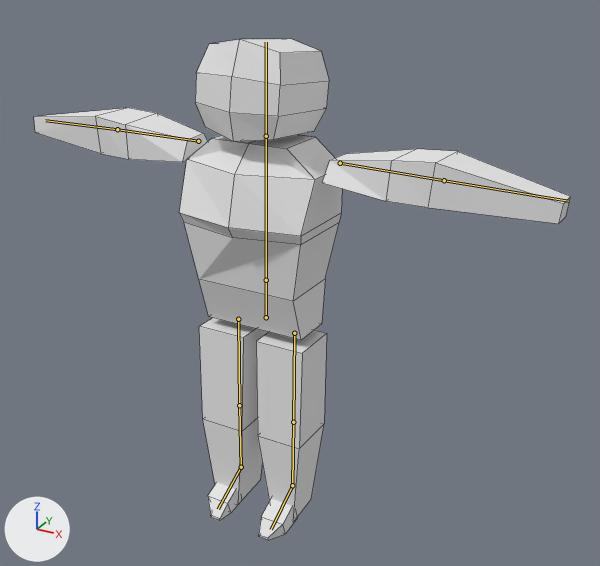
The Blender file Assets/Models/BasicDude/NewDude2.blend as it was, and as the next commit left it.
The view is the same before and after, from a 50 mm lens placed at (1.297, -2.092, 1.902), pointed at (0.096, 0.09, 0.811). Lighting does not change. The marker at lower left points along +X, +Y and +Z. Both versions are drawn at frame 0 of the action 'T-Pose.001'; the numbers are the values there. The bones that bend it are drawn over the model as lines. Mesh edges are drawn as thin lines.
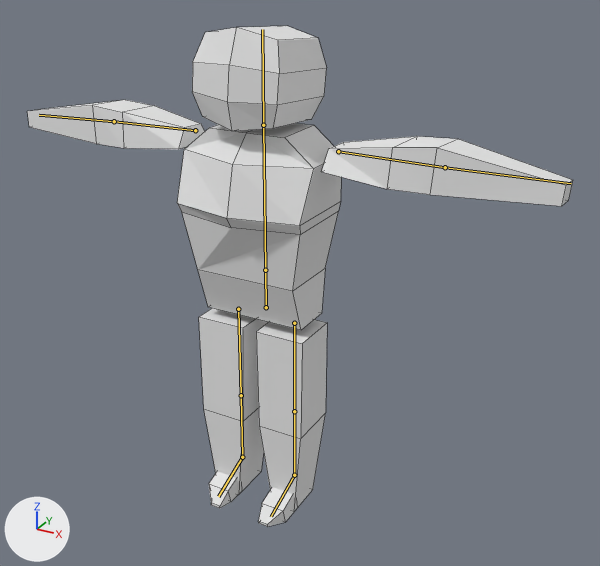
Changed parts and their boxes (x1, y1, x2, y2) in the pictures (600 x 566 px):
'Cube.003', posed: before (34, 39, 571, 540); after (27, 26, 573, 527)
bone 'Pelvis', root to tip: before (266, 317) to (266, 280); after (266, 307) to (265, 270)
bone 'Right Arm', root to tip: before (198, 141) to (117, 129); after (195, 130) to (114, 121)
bone 'Right Elbow', root to tip: before (117, 129) to (45, 120); after (114, 121) to (39, 115)
bone 'Left Arm', root to tip: before (340, 163) to (444, 180); after (338, 151) to (445, 167)
bone 'Left Elbow', root to tip: before (444, 180) to (568, 201); after (445, 167) to (571, 183)
bone 'Right Foot', root to tip: before (241, 467) to (218, 509); after (242, 457) to (218, 496)
bone 'Left Foot', root to tip: before (292, 485) to (271, 529); after (294, 475) to (271, 516)

What changed in the scene script:
```text
Change bone_pelvis:
    where bone_pelvis = bpy.data.objects['Armature.001'].pose.bones['Pelvis']
    bone_pelvis.location: (0.0, -0.038, 0.0) -> (0.0, -0.001, 0.0)
    bone_pelvis.rotation_quaternion: (1.0, -0.015, 0.0, 0.0) -> (1.0, -0.005, 0.0, 0.0)  # degrees (-2, 0, 0) -> degrees (-1, 0, 0)
Change bone_right_arm:
    where bone_right_arm = bpy.data.objects['Armature.001'].pose.bones['Right Arm']  # child of 'Spine'
    bone_right_arm.rotation_quaternion: (0.966, 0.003, -0.029, 0.0) -> (0.966, 0.003, 0.023, 0.009)  # degrees (0, -3, 0) -> degrees (0, 3, 1)
Change bone_right_elbow:
    where bone_right_elbow = bpy.data.objects['Armature.001'].pose.bones['Right Elbow']  # child of 'Right Arm'
    bone_right_elbow.rotation_quaternion: (0.996, 0.003, 0.064, -0.013) -> (0.998, 0.007, 0.012, 0.003)  # degrees (0, 7, -2) -> degrees (1, 1, 0)
Change bone_left_arm:
    where bone_left_arm = bpy.data.objects['Armature.001'].pose.bones['Left Arm']  # child of 'Spine'
    bone_left_arm.rotation_quaternion: (0.992, 0.001, 0.002, 0.03) -> (0.992, 0.001, -0.003, 0.017)  # degrees (0, 0, 4) -> degrees (0, 0, 2)
Change bone_left_elbow:
    where bone_left_elbow = bpy.data.objects['Armature.001'].pose.bones['Left Elbow']  # child of 'Left Arm'
    bone_left_elbow.rotation_quaternion: (0.996, -0.026, -0.007, -0.021) -> (0.996, -0.011, -0.036, -0.007)  # degrees (-3, -1, -2) -> degrees (-1, -4, -1)
Change bone_right_foot:
    where bone_right_foot = bpy.data.objects['Armature.001'].pose.bones['Right Foot']  # child of 'Right Knee'
    bone_right_foot.rotation_quaternion: (0.987, -0.034, 0.0, -0.033) -> (1.001, -0.005, 0.0, -0.005)  # degrees (-4, 0, -4) -> degrees (-1, 0, -1)
Change bone_left_foot:
    where bone_left_foot = bpy.data.objects['Armature.001'].pose.bones['Left Foot']  # child of 'Left Knee'
    bone_left_foot.rotation_quaternion: (0.971, -0.041, 0.0, -0.04) -> (1.001, -0.008, 0.0, -0.008)  # degrees (-5, 0, -5) -> degrees (-1, 0, -1)
```
